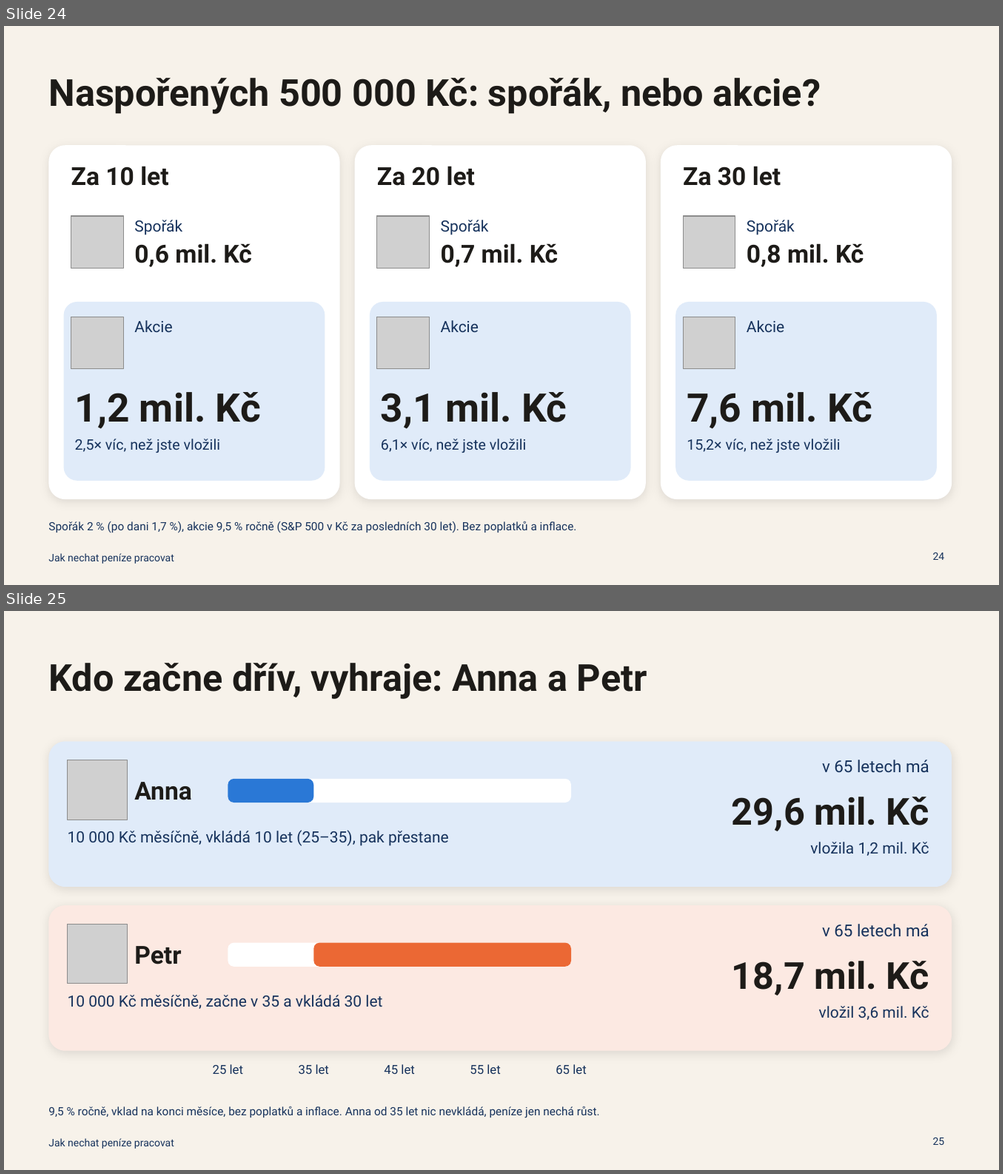
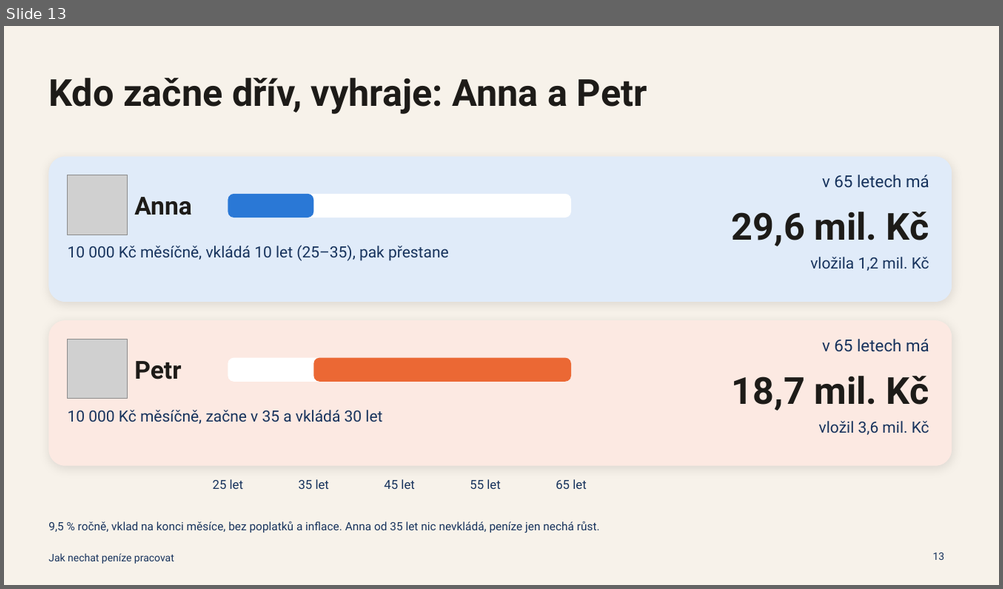
Before and after one commit to TomasMichal/kalkulacky, a slide deck: prezentace/jak-nechat-penize-pracovat.pptx. Shown one above the other, each under a label of ours: slides 24 and 25 before the commit, slide 13 after it. The pictures are 1003x1174 and 1003x589 pixels, drawn with LibreOffice and Linux fonts; fonts in the diff are those of the drawing; grey boxes stand for pictures. Boxes give left, top, right and bottom in pixels: in the first picture for what was removed or moved away, otherwise in the second. Text is boxed around its words. In the diff, an @@ line names an element or a change of style, - is before the commit and + after.

```diff
--- a/prezentace/jak-nechat-penize-pracovat.pptx
+++ b/prezentace/jak-nechat-penize-pracovat.pptx
@@ slide 24 removed at [4,26,999,585], background #F7F2EA; not listed: 1 template element that a slide beside it also shows @@
@@ title removed at [48,78,820,114] @@
-Naspořených 500 000 Kč: spořák, nebo akcie?
@@ rounded rectangle removed at [48,145,340,500] @@
@@ rounded rectangle removed at [355,145,646,500] @@
@@ rounded rectangle removed at [660,145,951,500] @@
@@ text removed at [71,166,168,186] @@
-Za 10 let
@@ text removed at [377,166,475,186] @@
-Za 20 let
@@ text removed at [683,166,780,186] @@
-Za 30 let
@@ picture removed at [71,216,123,269] @@
@@ text removed at [134,220,182,235] @@
-Spořák
@@ picture removed at [377,216,430,269] @@
@@ text removed at [441,220,489,235] @@
-Spořák
@@ picture removed at [683,216,735,269] @@
@@ text removed at [746,220,794,235] @@
-Spořák
@@ text removed at [134,244,251,267] @@
-0,6 mil. Kč
@@ text removed at [441,244,558,267] @@
-0,7 mil. Kč
@@ text removed at [746,244,863,267] @@
-0,8 mil. Kč
@@ rounded rectangle removed at [64,302,325,481] @@
@@ rounded rectangle removed at [370,302,631,481] @@
@@ rounded rectangle removed at [675,302,936,481] @@
@@ picture removed at [71,317,123,369] @@
@@ text removed at [134,321,172,332] @@
-Akcie
@@ picture removed at [377,317,430,369] @@
@@ text removed at [441,321,478,332] @@
-Akcie
@@ picture removed at [683,317,735,369] @@
@@ text removed at [746,321,784,332] @@
-Akcie
@@ text removed at [75,392,261,429] @@
-1,2 mil. Kč
@@ text removed at [381,392,566,429] @@
-3,1 mil. Kč
@@ text removed at [686,392,873,429] @@
-7,6 mil. Kč
@@ text removed at [75,439,220,453] @@
-2,5× víc, než jste vložili
@@ text removed at [381,439,526,453] @@
-6,1× víc, než jste vložili
@@ text removed at [686,439,839,453] @@
-15,2× víc, než jste vložili
@@ text removed at [48,522,577,534] @@
-Spořák 2 % (po dani 1,7 %), akcie 9,5 % ročně (S&P 500 v Kč za posledních 30 let). Bez poplatků a inflace.
@@ page number removed at [933,553,945,560] @@
-24
@@ what was slide 25 is now slide 13 @@
@@ page number at [933,553,945,560]: text changed @@
-25
+13
```
Also in this commit, not shown: 9 slides changed, 1 slide added, 24 other slides removed, 3 other files.
